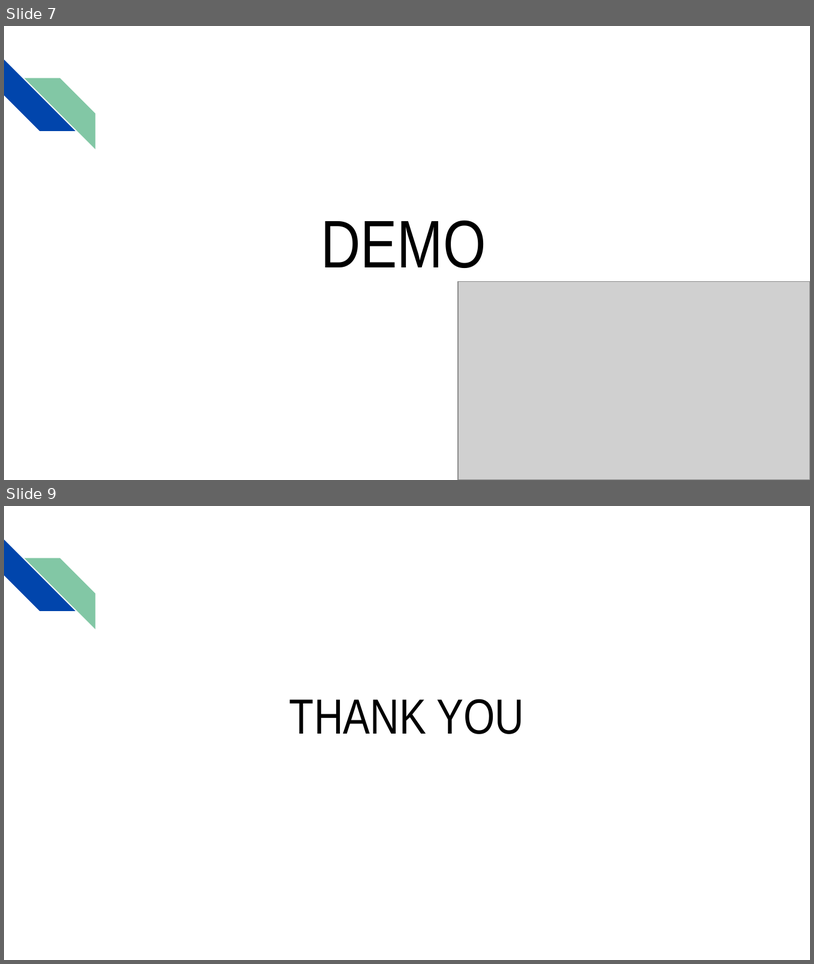
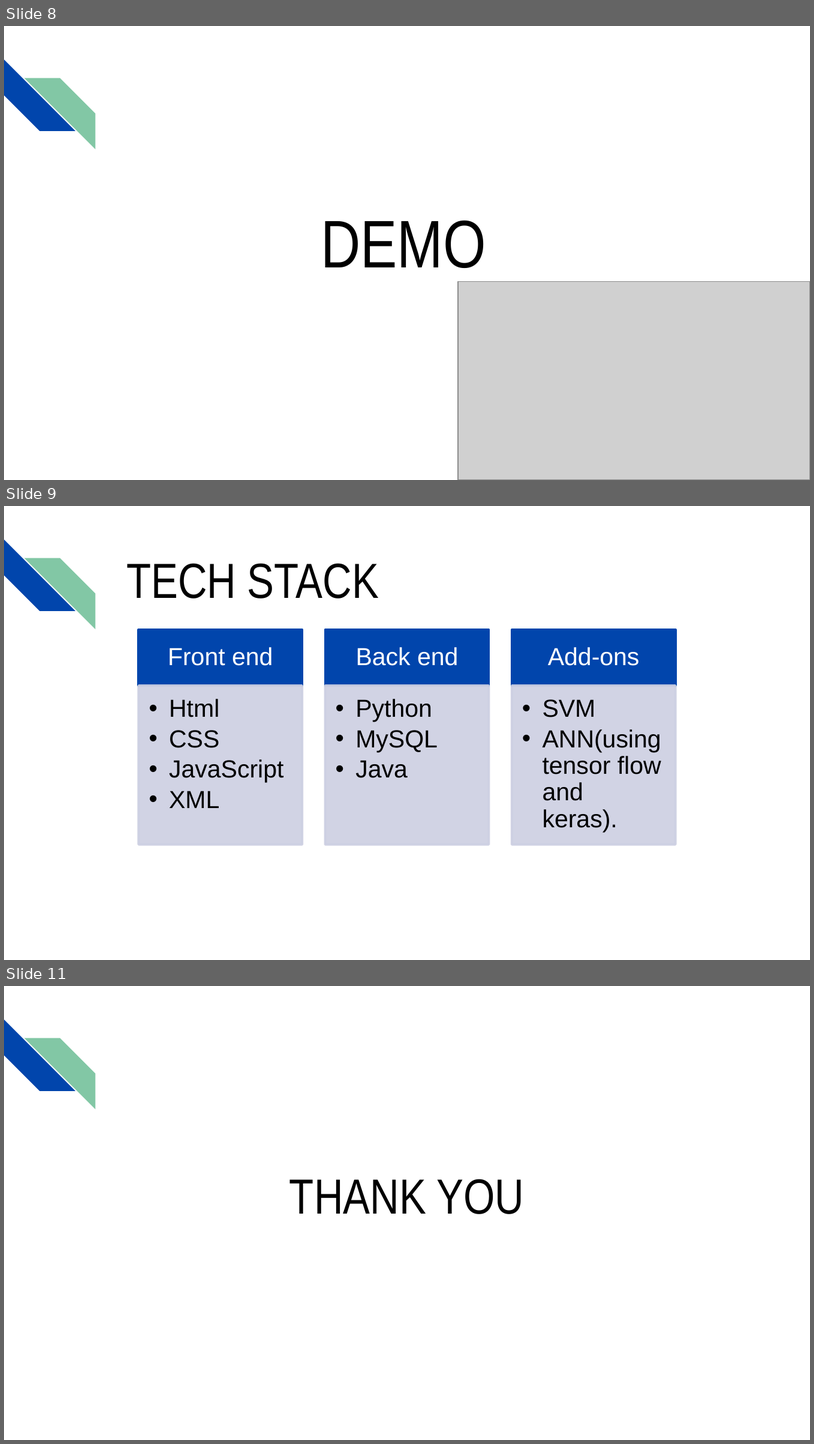
Before and after one commit to Bengaluru18/team-4, a slide deck: jpmc.pptx. Shown one above the other, each under a label of ours: slides 7 and 9 before the commit, slides 8, 9 and 11 after it; the slides between them are not shown. The pictures are 814x964 and 814x1444 pixels, drawn with LibreOffice and Linux fonts; fonts in the diff are those of the drawing; grey boxes stand for pictures. Boxes give left, top, right and bottom in pixels: in the first picture for what was removed or moved away, otherwise in the second. Text is boxed around its words. In the diff, an @@ line names an element or a change of style, - is before the commit and + after.

```diff
--- a/jpmc.pptx
+++ b/jpmc.pptx
@@ slide 9 added at bbox=[4, 506, 810, 960], background #FFFFFF; not listed: 2 template elements that a slide beside it also shows @@
@@ title added at bbox=[126, 563, 379, 598], 44 pt, text #000000 @@
+TECH STACK
@@ group added at bbox=[138, 630, 676, 844]: 6 rectangles, 6 texts @@
+Front end
+  •• Html
+  •• CSS
+  •• JavaScript
+  •• XML
+Back end
+  •• Python
+  •• MySQL
+  •• Java
+Add-ons
+  •• SVM
+  •• ANN(using tensor flow and keras).
@@ what was slide 7 is now slide 8 @@
@@ what was slide 9 is now slide 11 @@
```
Also in this commit, not shown: 5 slides changed, 1 other slide added.
